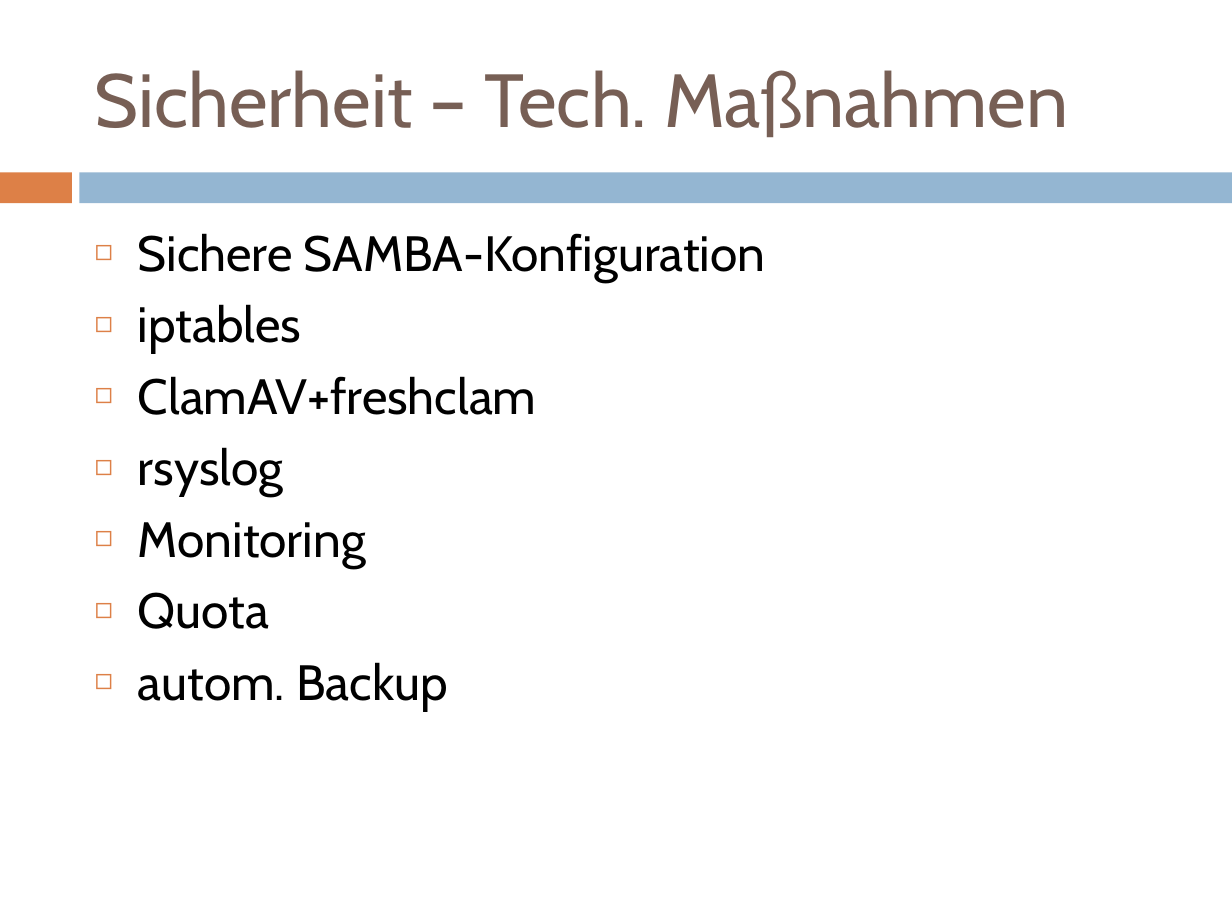
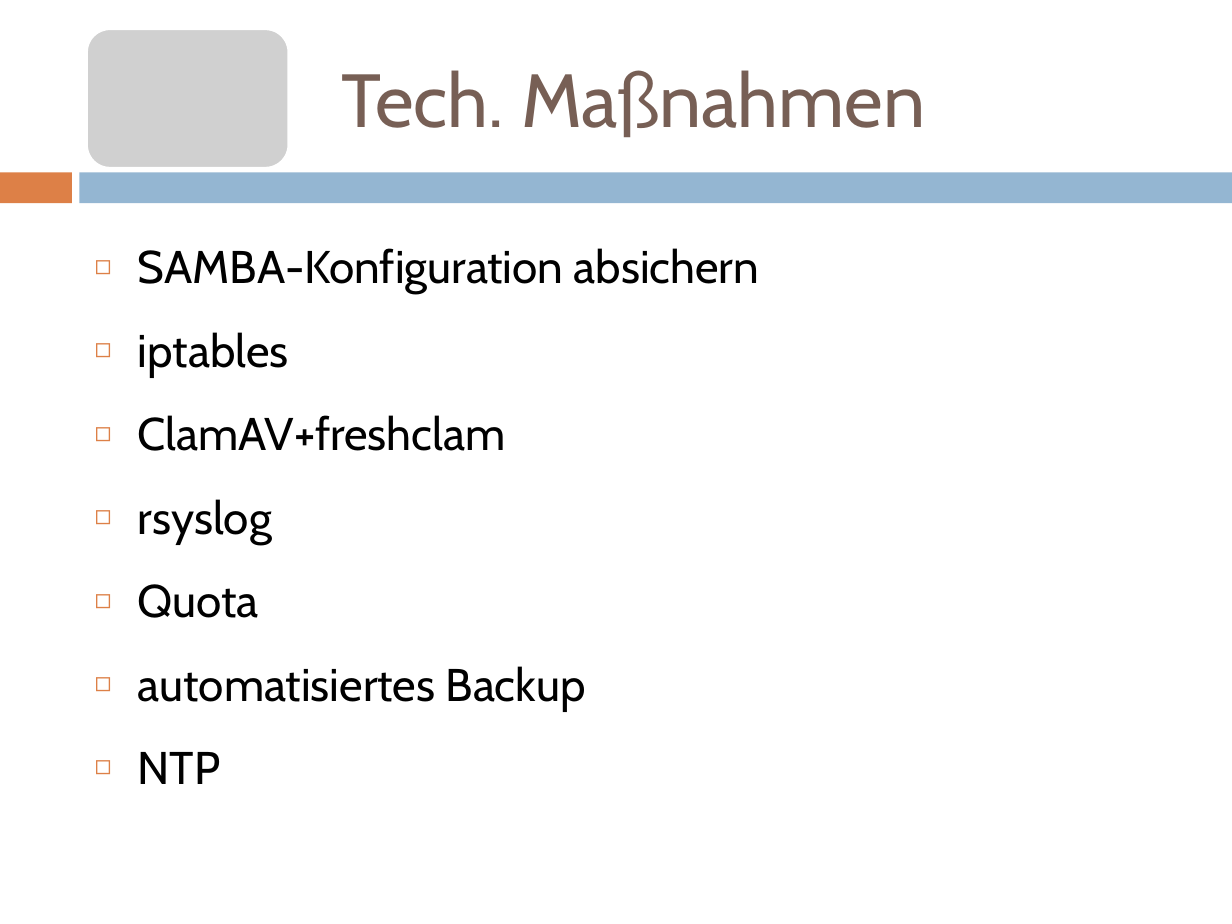
Before and after one commit to mvw/Wilddiebe10, a slide deck: slide 17 of keynote/praesentation.pptx (slide 7 before the commit). Drawn at 1232x924 pixels with LibreOffice and Linux fonts; fonts in the diff are those of the drawing; grey boxes stand for pictures. Boxes give left, top, right and bottom in pixels: in the first picture for what was removed or moved away, otherwise in the second. Text is boxed around its words. In the diff, an @@ line names an element or a change of style, - is before the commit and + after.

```diff
--- a/keynote/praesentation.pptx
+++ b/keynote/praesentation.pptx
@@ picture added at (86, 28, 288, 168) @@
@@ title at (341, 70, 925, 137): text changed @@
-Sicherheit – Tech. Maßnahmen
+Tech. Maßnahmen
@@ text at (138, 248, 759, 295): text changed; size 29 to 26.8 pt @@
-◻ Sichere SAMBA-Konfiguration
+◻ SAMBA-Konfiguration absichern
@@ text at (138, 332, 506, 618): size 29 to 26.8 pt in "iptables", "ClamAV+freshclam", "rsyslog", "Quota"; line spacing 1 to 1.3 @@
@@ text at (138, 522, 366, 568): paragraph removed @@
-◻ Monitoring
@@ text at (138, 666, 586, 784): text changed; size 29 to 26.8 pt @@
-◻ autom. Backup
+◻ automatisiertes Backup
+◻ NTP
```
Also in this commit, not shown: 6 other slides changed, 15 slides added, 1 slide removed, 1 other file.
